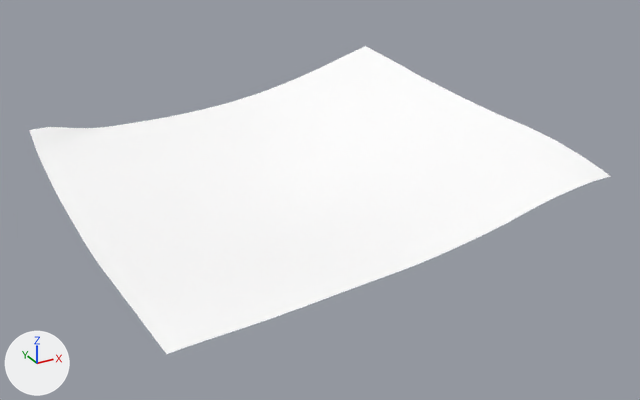
The glTF model games/yorimichi/assets/belmonte/meshes/SM_BM_BT_Terrain_6_3.glb: old version first, new version second.
Camera for both pictures: a 50 mm camera at (413.0, -149.0, 220.0) aimed at (649.0, 280.0, 5.0). The axes (+X, +Y, +Z) are drawn at lower left. The lights are the same throughout. The picture after the commit comes second.

Names of what the first picture shows: 'SM_BM_BT_Terrain_6_3'.
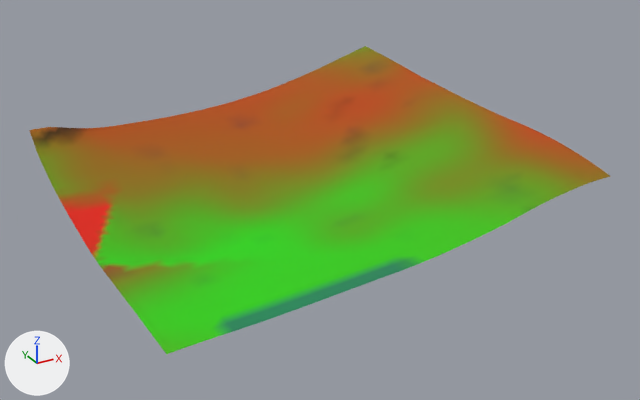
Changed parts and their boxes (x1, y1, x2, y2) in the pictures (640 x 400 px):
part 1 of me_sm_bt_terrain_6_3, recoloured (white to green)
    both: (95, 130, 564, 354)
part 2 of me_sm_bt_terrain_6_3, recoloured (white to brown)
    both: (30, 61, 600, 271)
part 3 of me_sm_bt_terrain_6_3, recoloured (darker)
    both: (29, 46, 610, 289)

The change, as a list of edits to the scene's bpy script:
```text
Change me_sm_bt_terrain_6_3:
    where me_sm_bt_terrain_6_3.from_pydata(...)  # 1137 vertices, 2141 faces; spans x 512.0..768.0, y 168.0..424.0, z -1.0..54.0
    used by ob_sm_bm_bt_terrain_6_3; location = (0.0, 0.0, 0.0)
    me_sm_bt_terrain_6_3 part 1: 890 faces centred in x 513.0..738.0, y 170.0..329.0, z -1.0..35.0 are repainted in the vertex colours; the middle colour goes from white #ffffff to green #41ba00
    me_sm_bt_terrain_6_3 part 2: 671 faces centred in x 513.0..765.0, y 178.0..423.0, z 0.0..50.0 are repainted in the vertex colours; the middle colour goes from white #ffffff to brown #ab5300
    me_sm_bt_terrain_6_3 part 3: 580 faces centred in x 513.0..765.0, y 170.0..423.0, z 0.0..53.0 are repainted in the vertex colours; the middle colour goes from white #ffffff to yellow #827a00
```
